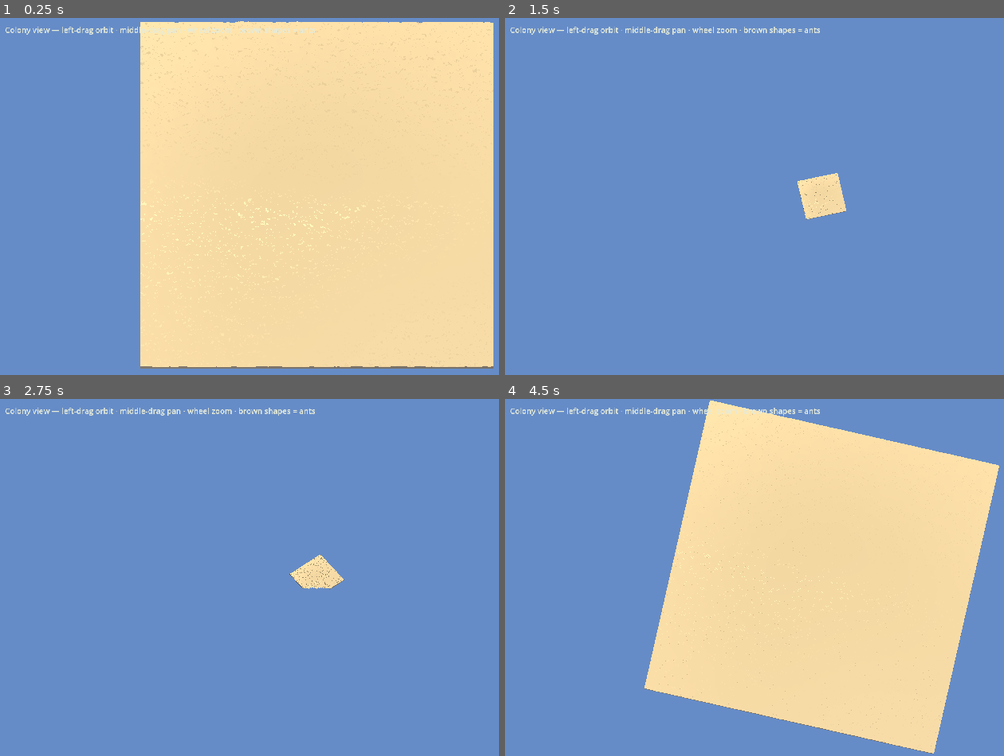
Above: before the commit, frames 1-4 (two rows, left to right).
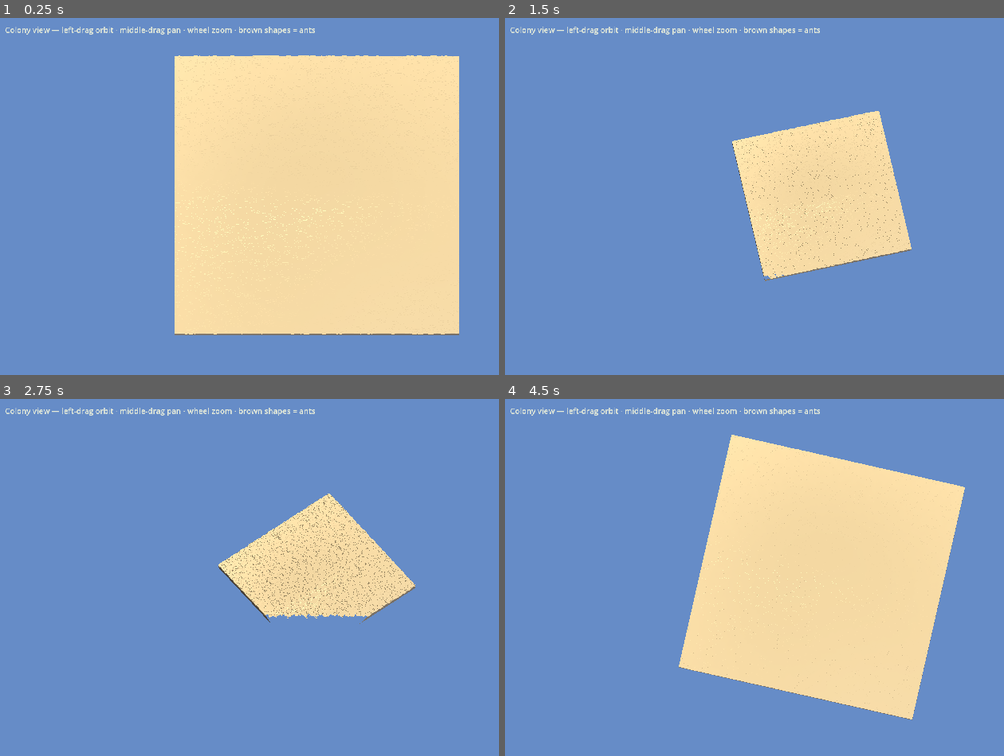
Above: after the commit, the same moments.

Repository: 151henry151/anthill
Game: Godot game, scene res://scenes/main.tscn
The game is run twice, just before and just after one commit, with the same random seed, the same clock (stepped at 60 frames per second) and the same inputs.
Inputs (mouse positions are in pixels of both pictures, inside the frame that each line leads up to):
- Up to frame 1 (0.25 s): no input
- Up to frame 2 (1.5 s): tap Enter at 0.5 s; move the mouse to (964, 178) at 0.52 s; hold D 0.53-1.25 s; tap E at 0.6 s; click (964, 178) at 0.67 s; tap Space at 0.77, 1.25 s; drag from (694, 214) to (789, 267) at 1.27 s
- Up to frame 3 (2.75 s): tap Enter at 2 s; move the mouse to (379, 498) at 2.02 s; hold D from 2.03 s (still down); hold Shift from 2.03 s (still down); click (379, 498) at 2.17 s
- Up to frame 4 (4.5 s): release D at 2.75 s; release Shift at 2.75 s; tap Space at 2.75, 3.77, 4.25 s; drag from (789, 648) to (629, 523) at 2.77 s; tap Enter at 3.5 s; move the mouse to (outside the picture) at 3.52 s; hold A 3.53-4.25 s; tap Q at 3.6 s; click (outside the picture) at 3.67 s; drag from (629, 523) to (724, 488) at 4.27 s

The runs differ from the first frame. In frame 1, 25% of the frame differs, in the area x 28-99%, y 0-99%; in frame 2, 11%; in frame 3, 7.7%; in frame 4, 18%.

Commit message:
Fix wheel echo error; capped ortho refine and far margin for corner clip
- Remove echo on mouse button; wheel on pressed only
- Widen analytic margin; larger far slack; bounded frustum size refine

Diff:
--- a/game/anthill/scripts/colony_camera.gd
+++ b/game/anthill/scripts/colony_camera.gd
@@ -50,9 +50,9 @@
 		elif event.button_index == MOUSE_BUTTON_MIDDLE:
 			_panning = event.pressed
 		elif event.button_index == MOUSE_BUTTON_WHEEL_UP or event.button_index == MOUSE_BUTTON_WHEEL_DOWN:
-			if event.echo:
+			# `echo` exists on keys, not on `InputEventMouseButton` (Godot 4.2).
+			if not event.pressed:
 				return
-			# Wheel: use factor for smooth scroll; do not require `pressed` — some platforms differ.
 			var f: float = maxf(event.factor, 1.0)
 			var step: float = zoom_step * f
 			if event.button_index == MOUSE_BUTTON_WHEEL_UP:
@@ -146,17 +146,22 @@
 		max_abs_y = maxf(max_abs_y, absf(local.y))
 	var need_y: float = 2.0 * max_abs_y
 	var need_x: float = (2.0 * max_abs_x) / aspect
-	return maxf(need_y, need_x)
+	var req: float = maxf(need_y, need_x)
+	# Guard bad frames (zero viewport, degenerate transform) from exploding `size`.
+	return clampf(req, min_zoom, 50000.0)
 
 
 func _apply_ortho_size_and_clip() -> void:
 	var req: float = _required_ortho_size()
-	var cap: float = maxf(max_zoom, req * 1.12)
-	size = clampf(maxf(_size_user, req), min_zoom, cap)
+	# Analytic bound + margin; projection/keep_aspect can differ slightly from `visible_rect` aspect.
+	var req_fit: float = req * 1.24
+	var cap: float = maxf(max_zoom, req_fit * 1.2)
+	size = clampf(maxf(_size_user, req_fit), min_zoom, cap)
 	_sync_clip_to_world_aabb()
-	# Frustum from projection + keep_aspect can differ slightly from the analytic `req`; grow until all corners fit.
-	var guard: int = 0
-	while guard < 72:
+	# Capped refinement: grow ortho `size` only until corners fit lateral frustum (no unbounded x1.028 loop).
+	var refine_cap: float = minf(cap, maxf(req_fit * 2.0, req * 2.2))
+	var step: int = 0
+	while step < 14:
 		var all_in: bool = true
 		for p in _world_aabb_corners():
 			if not is_position_in_frustum(p):
@@ -164,9 +169,12 @@
 				break
 		if all_in:
 			break
-		size = minf(size * 1.028, 1.0e6)
+		var grown: float = minf(size * 1.035, refine_cap)
+		if grown <= size * 1.002:
+			break
+		size = grown
 		_sync_clip_to_world_aabb()
-		guard += 1
+		step += 1
 
 
 func _ground_pan_axes() -> Array[Vector3]:
@@ -196,7 +204,8 @@
 		if d > 0.0:
 			min_front = minf(min_front, d)
 			max_front = maxf(max_front, d)
-	var margin: float = 256.0
+	# Extra slack so tilted views do not far-clip the farthest terrain corners.
+	var margin: float = 768.0
 	if max_front > 0.0:
 		far = max_front + margin
 	else:
Not shown, changed: CHANGELOG.md
